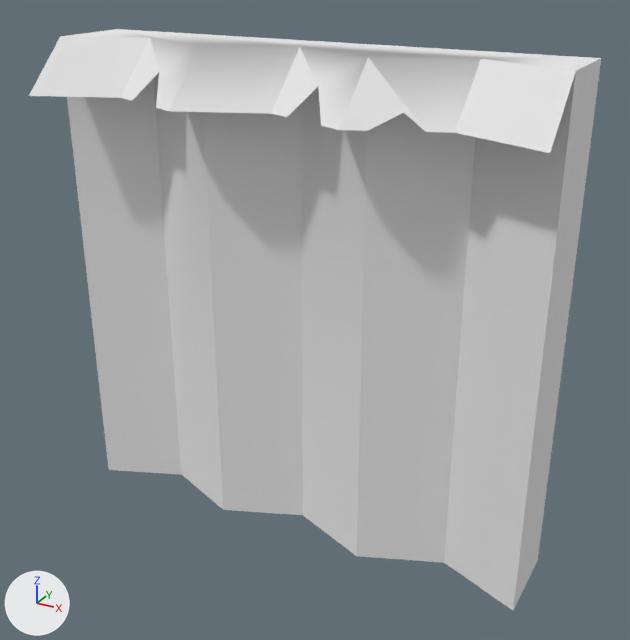
The OBJ model DynamicLab/Assets/Nature Kit/Models/OBJ format/cliff_top_stone.obj, before and after one commit.
The view is the same before and after, from a camera (50 mm lens) standing at (0.798, -0.996, 1.178) and looking at (0.04, 0.383, 0.489). Every picture has the same lights, and +X, +Y and +Z are marked at lower left. The older version comes first. Where no turn or scale is listed for an object, it has been applied to the vertices.

In view in the first picture: 'cliff_top_stone'.
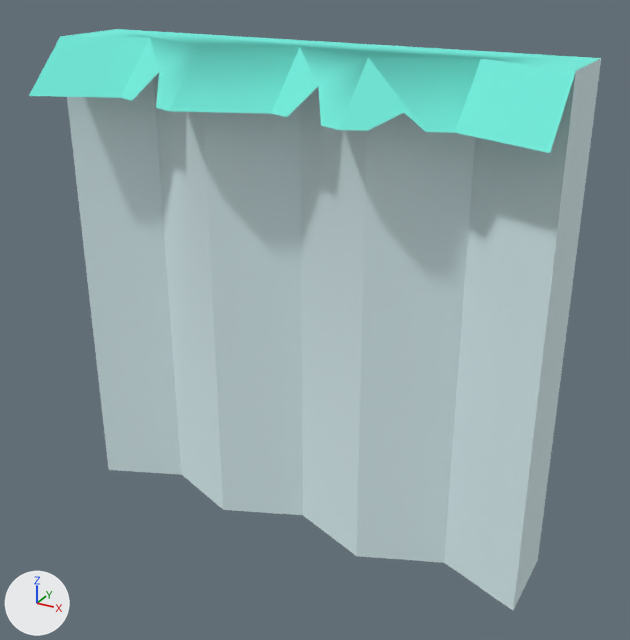
The change, as a list of edits to the scene's bpy script:
```text
Change mat_grass:
    mat_grass.base_color: (0.8, 0.8, 0.8) -> (0.173, 0.847, 0.722)  # white #e7e7e7 -> cyan #73eddd
```

Pixel boxes (x1, y1, x2, y2) of what changed, in the pictures (630 x 640 px):
'cliff_top_stone', recoloured (white to cyan): (29, 29, 601, 601) in both
